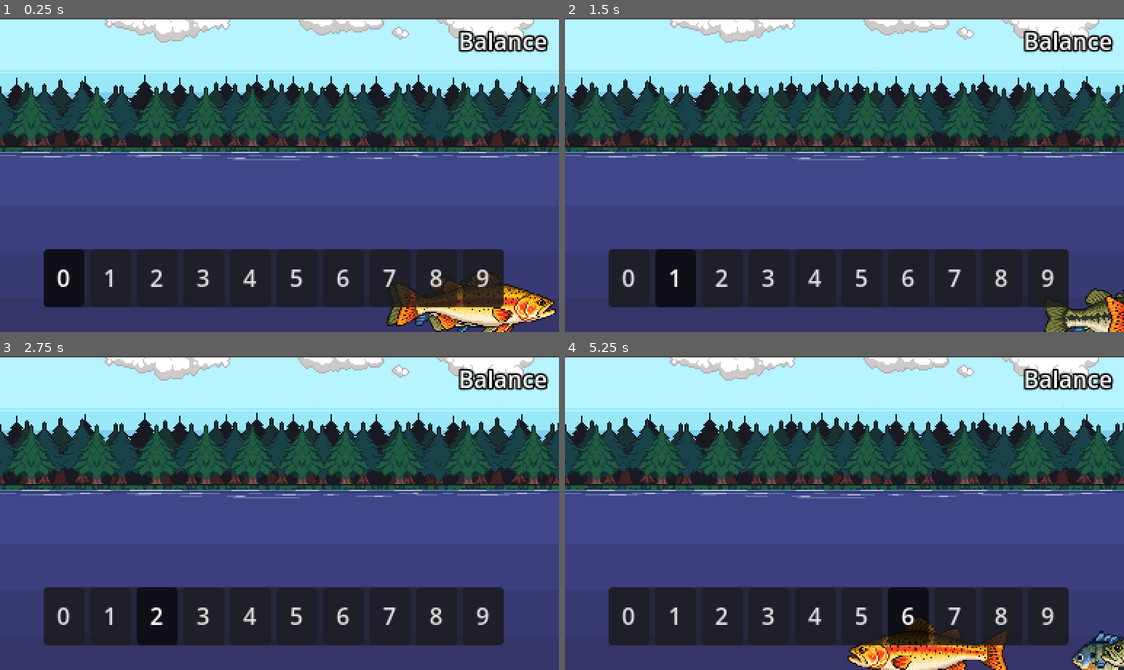
Above: before the commit, frames 1-4 (two rows, left to right).
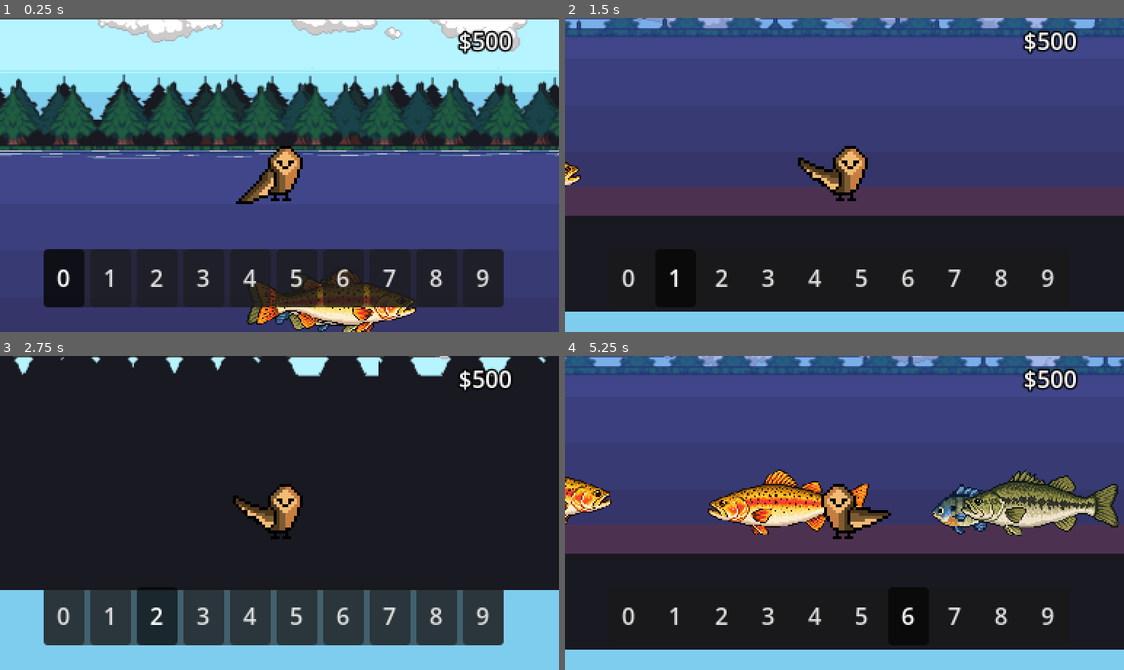
Above: after the commit, the same moments.

Repository: JuanPablo-29/Hoos-Fishing
Game: Godot game, scene res://scenes/MainGame.tscn
The game is run twice, just before and just after one commit, with the same random seed, the same clock (stepped at 60 frames per second) and the same inputs.
Inputs:
- Up to frame 1 (0.25 s): no input
- Up to frame 2 (1.5 s): hold Right (move_right) 0.53-1.28 s; tap 0 (hotbar_0) at 0.6 s; hold Down (move_down) from 1.28 s (still down); tap 1 (hotbar_1) at 1.35 s
- Up to frame 3 (2.75 s): release Down (move_down) at 2.03 s; hold Right (move_right) from 2.03 s (still down); tap 2 (hotbar_2) at 2.1 s
- Up to frame 4 (5.25 s): release Right (move_right) at 2.78 s; hold Up (move_up) 2.78-3.53 s; tap one key every 0.75 s from 2.85 s: 3 (hotbar_3) 4 (hotbar_4) 5 (hotbar_5) 6 (hotbar_6); hold Left (move_left) 3.53-5.03 s; hold Down (move_down) from 5.03 s (still down)

The runs differ from the first frame. In frame 1, 23% of the frame differs, in the area x 0-100%, y 0-100%; in frame 2, 86%; in frame 3, 80%; in frame 4, 86%.
Error before the commit: Invalid access to property or key 'position' on a base object of type 'null instance'. (res://scripts/fish_spawn_manager.gd:42)

Commit message:
Fix broken merge: consolidate duplicate Hoo node and misplaced SpriteFrames resource

Diff:
--- a/scenes/Player.tscn
+++ b/scenes/Player.tscn
@@ -8,9 +8,6 @@
 [sub_resource type="CapsuleShape2D" id="CapsuleShape2D_4xcp8"]
 radius = 24.755169
 height = 148.0
-
-[node name="Hoo" type="CharacterBody2D"]
-z_index = 1
 [sub_resource type="SpriteFrames" id="SpriteFrames_w0pb2"]
 animations = [{
 "frames": [{
@@ -34,6 +31,7 @@
 }]
 
 [node name="Hoo" type="CharacterBody2D"]
+z_index = 1
 position = Vector2(1, 1)
 motion_mode = 1
 script = ExtResource("1_bvoaa")
